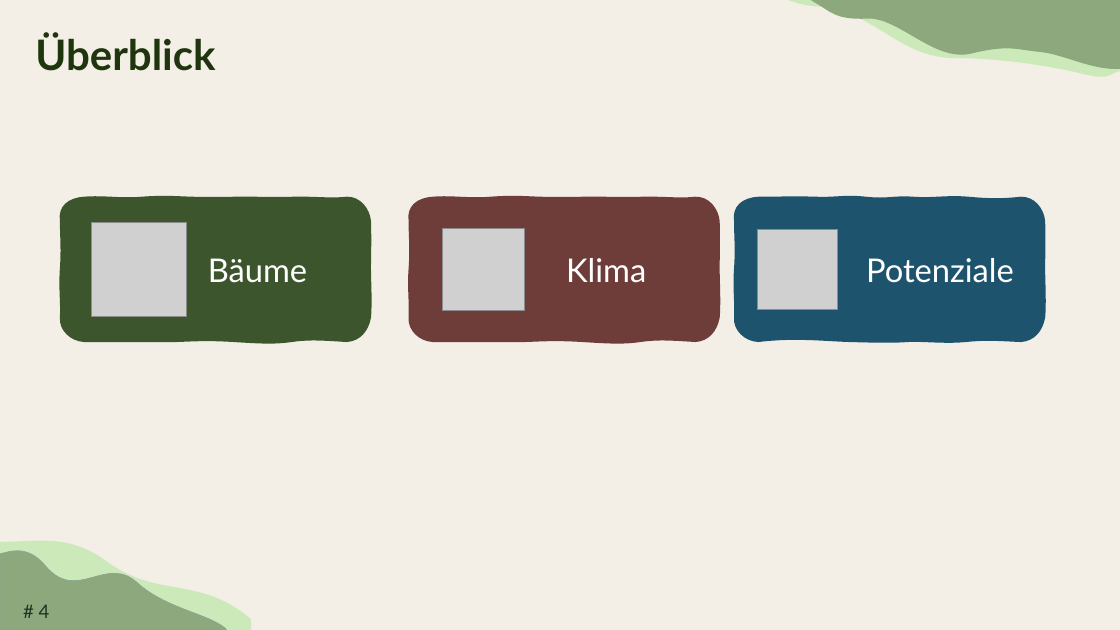
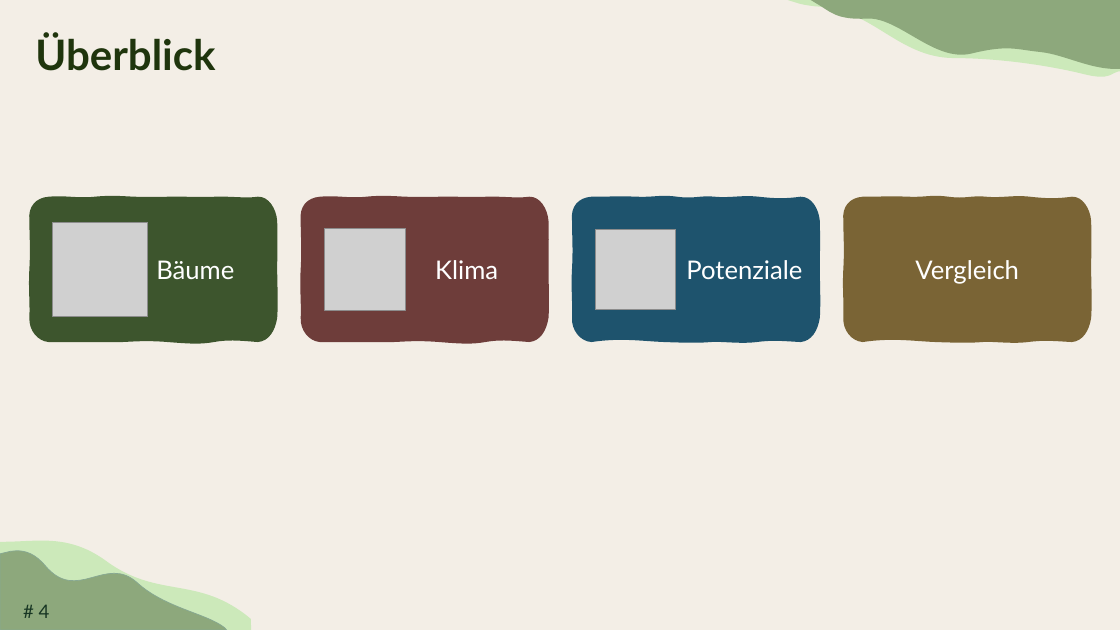
Before and after one commit to TimoDiepers/woodway, a slide deck: slide 4 of docs/slides/dissvortrag.pptx. Drawn at 1120x630 pixels with LibreOffice and Linux fonts; fonts in the diff are those of the drawing; grey boxes stand for pictures. Boxes give left, top, right and bottom in pixels: in the first picture for what was removed or moved away, otherwise in the second. Text is boxed around its words. In the diff, an @@ line names an element or a change of style, - is before the commit and + after.

```diff
--- a/docs/slides/dissvortrag.pptx
+++ b/docs/slides/dissvortrag.pptx
@@ freeform shape "Bäume": place and size @@
-freeform shape "Bäume" at [60, 197, 371, 342]
+freeform shape "Bäume" at [29, 197, 277, 342]
@@ freeform shape "Klima": place and size @@
-freeform shape "Klima" at [408, 197, 719, 342]
+freeform shape "Klima" at [301, 197, 549, 342]
@@ size 28 to 22 pt in 3 elements at [29, 197, 277, 342], [301, 197, 549, 342], [572, 197, 820, 342] @@
@@ freeform shape "Potenziale": place and size @@
-freeform shape "Potenziale" at [734, 197, 1045, 342]
+freeform shape "Potenziale" at [572, 197, 820, 342]
@@ freeform shape added at [844, 197, 1091, 342], fill #7A6435, 22 pt, text #FFFFFF @@
+Vergleich
@@ picture: place and size @@
-picture at [92, 222, 187, 317]
+picture at [53, 222, 148, 317]
@@ picture added at [324, 229, 406, 310] @@
@@ picture removed at [443, 229, 524, 310] @@
@@ picture added at [596, 229, 676, 310] @@
@@ picture removed at [757, 229, 838, 310] @@
```
Also in this commit, not shown: 4 other slides changed, 4 slides added.
